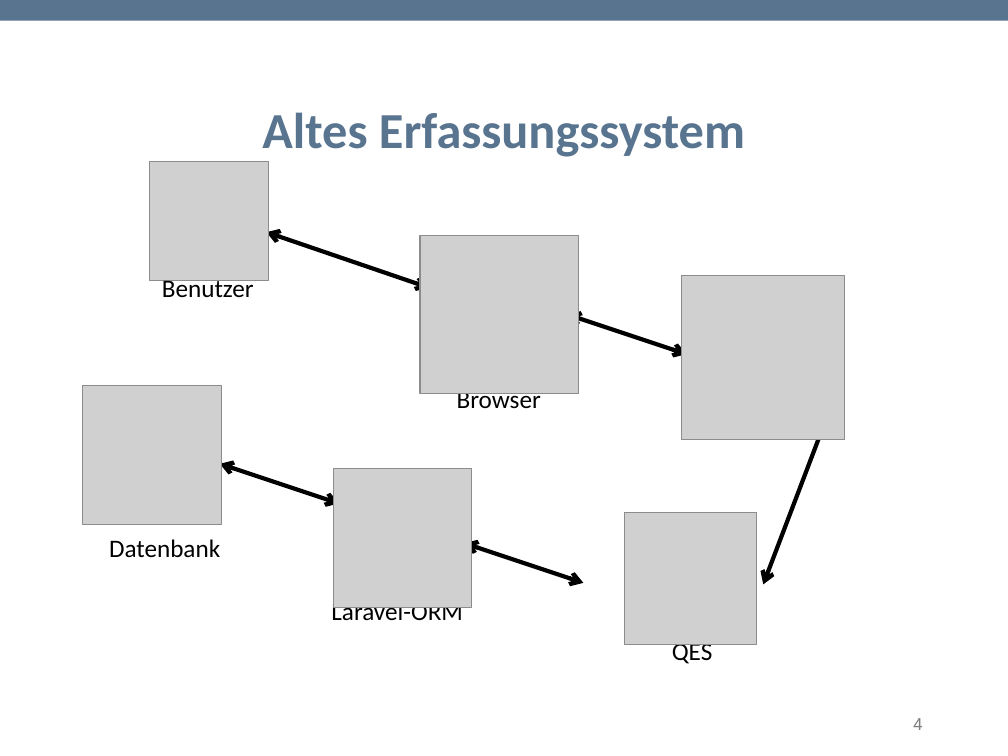
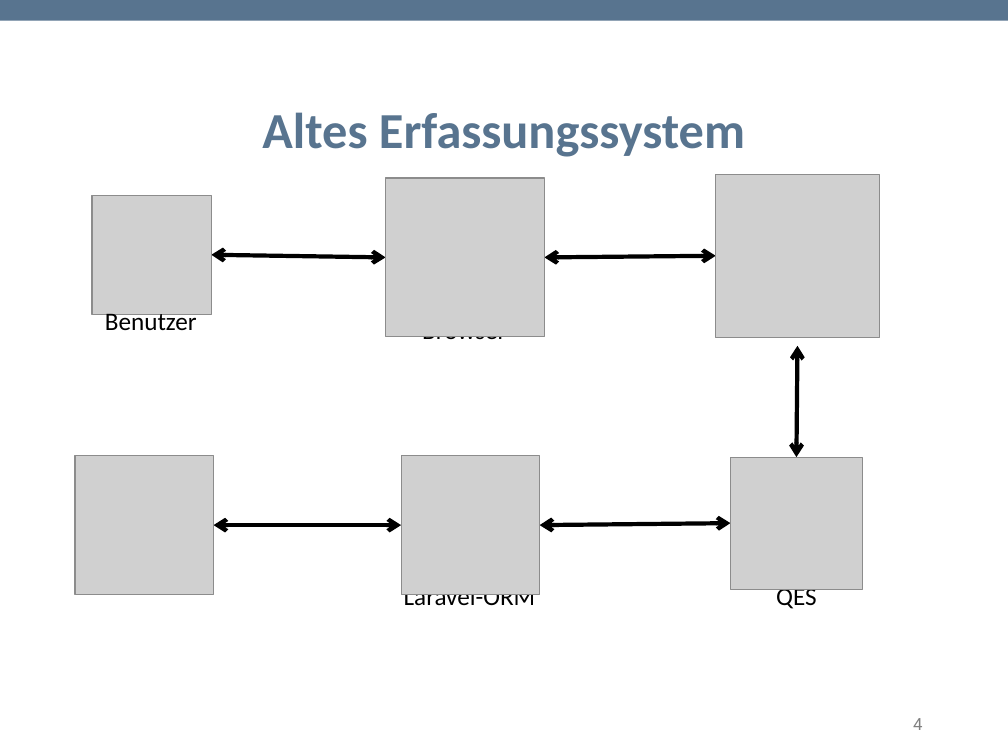
Before and after one commit to TwoHorus/dbExelExportLaravel, a slide deck: slide 4 of DOC/Fachgespraech.pptx. Drawn at 1008x756 pixels with LibreOffice and Linux fonts; fonts in the diff are those of the drawing; grey boxes stand for pictures; background and template pictures are left out. Boxes give left, top, right and bottom in pixels: in the first picture for what was removed or moved away, otherwise in the second. Text is boxed around its words. In the diff, an @@ line names an element or a change of style, - is before the commit and + after.

```diff
--- a/DOC/Fachgespraech.pptx
+++ b/DOC/Fachgespraech.pptx
@@ picture: place and size @@
-picture at (420, 235, 580, 394)
+picture at (386, 178, 545, 338)
@@ picture: place and size @@
-picture at (681, 276, 845, 439)
+picture at (716, 174, 879, 338)
@@ picture: place and size @@
-picture at (149, 161, 268, 280)
+picture at (92, 196, 211, 314)
@@ double arrow moved from (266, 232) - (429, 287) to (212, 255) - (386, 257) @@
@@ double arrow moved from (568, 314) - (686, 354) to (544, 257) - (716, 256) @@
@@ text "Benutzer": place and size @@
-text "Benutzer" at (162, 277, 254, 297)
+text "Benutzer" at (105, 309, 197, 330)
@@ text "Browser" rewrapped from (457, 388, 541, 408) to (422, 336, 506, 346) @@
@@ text "Intranet": place and size @@
-text "Intranet" at (710, 439, 792, 440)
+text "Intranet" at (756, 337, 838, 341)
@@ double arrow moved from (763, 585) - (826, 420) to (796, 458) - (797, 346) @@
@@ picture: place and size @@
-picture at (83, 386, 221, 524)
+picture at (75, 456, 213, 594)
@@ picture: place and size @@
-picture at (334, 469, 472, 607)
+picture at (401, 456, 539, 594)
@@ picture: place and size @@
-picture at (625, 512, 757, 644)
+picture at (731, 458, 863, 590)
@@ double arrow moved from (220, 464) - (339, 503) to (214, 525) - (401, 525) @@
@@ double arrow moved from (465, 543) - (584, 583) to (539, 525) - (731, 523) @@
@@ text "Datenbank" rewrapped from (109, 539, 220, 557) to (88, 594, 199, 599) @@
@@ text "Laravel-ORM" rewrapped from (331, 599, 463, 626) to (404, 594, 536, 611) @@
@@ text "QES" rewrapped from (672, 644, 713, 664) to (776, 585, 817, 609) @@
```
Also in this commit, not shown: 1 other file.
